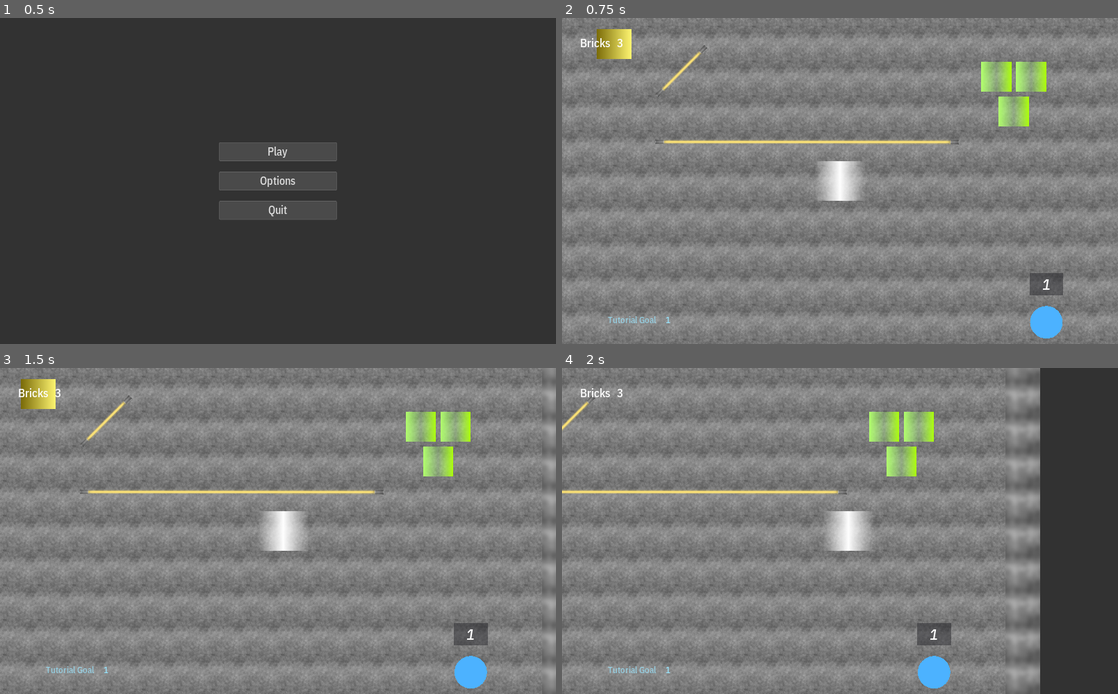
Above: before the commit, frames 1-4 (two rows, left to right).
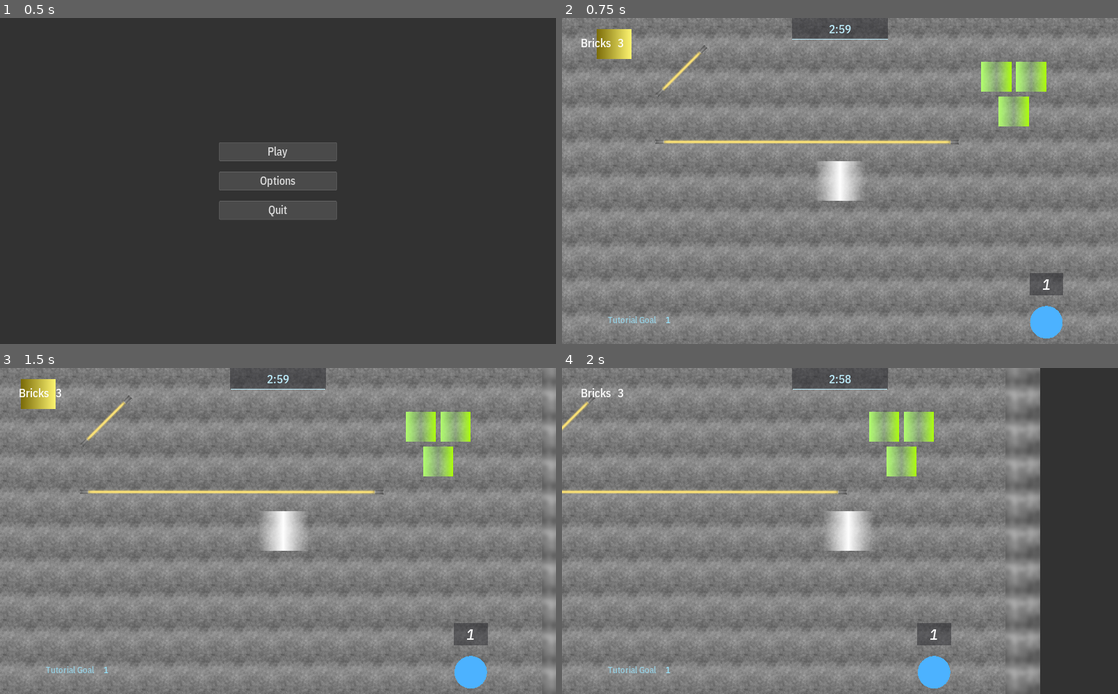
Above: after the commit, the same moments.

Repository: Calinou/escape-space
Game: Godot game, scene res://menu/menu.tscn
The game is run twice, just before and just after one commit, with the same random seed, the same clock (stepped at 60 frames per second) and the same inputs. Sound files missing from this copy of the repository are replaced by a short silence.
Inputs (mouse positions are in pixels of both pictures, inside the frame that each line leads up to):
- Up to frame 1 (0.5 s): no input
- Up to frame 2 (0.75 s): click "Play" at 0.5 s
- Up to frame 3 (1.5 s): tap Enter at 1.25 s; move the mouse to (400, 514) at 1.27 s; hold Right (move_right) from 1.28 s (still down)
- Up to frame 4 (2 s): keep holding Right (move_right)

Frame 1 is identical in both runs. In frame 2, 1.2% of the frame differs, in the area x 3-59%, y 0-9%; in frame 3, 1.2%; in frame 4, 1.2%.

Commit message:
Add a time limit, display time left on the HUD

Diff:
--- a/game/game.gd
+++ b/game/game.gd
@@ -5,12 +5,16 @@
 
 signal bricks_changed
 signal goals_changed
+signal time_limit_changed
+signal time_left_changed
 
 # Level holder
 var level: Node
 
 # The number of destroyable bricks left (used to check if the "bricks" goal was completed)
 var bricks_left := 0 setget set_bricks_left
+
+onready var level_timer := $LevelTimer as Timer
 
 # Goal information
 # Key is the description, value is the number of balls left
@@ -20,6 +24,9 @@
 	randomize()
 	change_level("1")
 
+func _process(delta: float) -> void:
+	emit_signal("time_left_changed", level_timer.time_left)
+
 # Changes to a new level and initializes data displayed by the HUD.
 func change_level(level_name: String) -> void:
 	if level:
@@ -27,6 +34,10 @@
 
 	level = load("res://levels/" + level_name + ".tscn").instance()
 	add_child(level)
+
+	level_timer.wait_time = level.time_limit
+	emit_signal("time_limit_changed", level.time_limit)
+	level_timer.start()
 
 	self.bricks_left = level.get_tree().get_nodes_in_group("brick").size()
 	self.goals = {}
@@ -40,10 +51,10 @@
 func _on_goal_ball_received(goal: Goal) -> void:
 	self.goals[goal.description] = goal.balls_required
 
-func set_bricks_left(bricks: int):
+func set_bricks_left(bricks: int) -> void:
 	bricks_left = bricks
 	emit_signal("bricks_changed", bricks)
 
-func set_goals(goals_: Dictionary):
+func set_goals(goals_: Dictionary) -> void:
 	goals = goals_
 	emit_signal("goals_changed", goals)
--- a/game/game.tscn
+++ b/game/game.tscn
@@ -6,9 +6,14 @@
 [node name="Game" type="Node"]
 script = ExtResource( 1 )
 
+[node name="LevelTimer" type="Timer" parent="."]
+one_shot = true
+
 [node name="CanvasLayer" type="CanvasLayer" parent="."]
 
 [node name="HUD" parent="CanvasLayer" instance=ExtResource( 2 )]
 
 [connection signal="bricks_changed" from="." to="CanvasLayer/HUD" method="_on_bricks_changed"]
 [connection signal="goals_changed" from="." to="CanvasLayer/HUD" method="_on_goals_changed"]
+[connection signal="time_left_changed" from="." to="CanvasLayer/HUD" method="_on_time_left_changed"]
+[connection signal="time_limit_changed" from="." to="CanvasLayer/HUD" method="_on_time_limit_changed"]
--- a/game/hud/hud.gd
+++ b/game/hud/hud.gd
@@ -3,10 +3,13 @@
 
 extends Control
 
-var goal_scene := preload("res://game/hud/goal.tscn")
-
+onready var preloader := $ResourcePreloader as ResourcePreloader
 onready var bricks_counter := $Vitals/Bricks/Counter as Label
-onready var goals := $Goals as VBoxContainer
+onready var goals := $Goals as Control
+onready var time_label := $Time/Label as Label
+onready var time_progress := $Time/TextureProgress as Range
+onready var goal_scene := preloader.get_resource("goal") as PackedScene
+onready var time_gradient := preloader.get_resource("time_gradient") as Gradient
 
 func _on_bricks_changed(value: int) -> void:
 	update_bricks(value)
@@ -14,7 +17,7 @@
 func update_bricks(value: int) -> void:
 	bricks_counter.text = str(value)
 
-func _on_goals_changed(goals_data: Dictionary):
+func _on_goals_changed(goals_data: Dictionary) -> void:
 	# Clear existing goal data before displaying new data
 	for goal in goals.get_children():
 		goal.queue_free()
@@ -31,3 +34,14 @@
 			goal.modulate = Color(0.6, 0.9, 1)
 
 		goals.add_child(goal)
+
+func _on_time_left_changed(time: float) -> void:
+	var color := time_gradient.interpolate(time / time_progress.max_value)
+
+	time_label.text = str(int(time) / 60) + ":" + str(int(time) % 60).pad_zeros(2)
+	time_label.modulate = color
+	time_progress.value = time
+	time_progress.modulate = color
+
+func _on_time_limit_changed(time_limit: int) -> void:
+	time_progress.max_value = time_limit
--- a/game/hud/hud.tscn
+++ b/game/hud/hud.tscn
@@ -1,7 +1,18 @@
-[gd_scene load_steps=3 format=2]
+[gd_scene load_steps=7 format=2]
 
 [ext_resource path="res://game/hud/theme.tres" type="Theme" id=1]
 [ext_resource path="res://game/hud/hud.gd" type="Script" id=2]
+[ext_resource path="res://game/hud/goal.tscn" type="PackedScene" id=3]
+[ext_resource path="res://game/hud/time_gradient.tres" type="Gradient" id=4]
+
+[sub_resource type="Gradient" id=1]
+
+colors = PoolColorArray( 1, 1, 1, 1, 1, 1, 1, 1 )
+
+[sub_resource type="GradientTexture" id=2]
+
+gradient = SubResource( 1 )
+width = 176
 
 [node name="HUD" type="Control"]
 anchor_right = 1.0
@@ -14,7 +25,8 @@
 script = ExtResource( 2 )
 
 [node name="Vitals" type="VBoxContainer" parent="."]
-margin_right = 960.0
+margin_left = 1.0
+margin_right = 961.0
 margin_bottom = 536.0
 custom_constants/separation = 10
 
@@ -40,3 +52,39 @@
 margin_top = -188.0
 margin_right = 168.0
 alignment = 2
+
+[node name="Time" type="Panel" parent="."]
+self_modulate = Color( 1, 1, 1, 0.501961 )
+anchor_left = 0.5
+anchor_right = 0.5
+margin_left = -88.0
+margin_top = -32.0
+margin_right = 88.0
+margin_bottom = 8.0
+
+[node name="Label" type="Label" parent="Time"]
+margin_right = 176.0
+margin_bottom = 40.0
+grow_horizontal = 2
+text = "3:00"
+align = 1
+valign = 1
+
+[node name="TextureProgress" type="TextureProgress" parent="Time"]
+anchor_left = 0.5
+anchor_top = 1.0
+anchor_right = 0.5
+anchor_bottom = 1.0
+margin_left = -88.0
+margin_top = -2.0
+margin_right = 88.0
+margin_bottom = -1.0
+rect_scale = Vector2( 1, 2 )
+max_value = 1.0
+step = 0.0
+value = 0.5
+texture_progress = SubResource( 2 )
+fill_mode = 6
+
+[node name="ResourcePreloader" type="ResourcePreloader" parent="."]
+resources = [ PoolStringArray( "goal", "time_gradient" ), [ ExtResource( 3 ), ExtResource( 4 ) ] ]
--- /dev/null
+++ b/game/hud/time_gradient.tres
@@ -0,0 +1,6 @@
+[gd_resource type="Gradient" format=2]
+
+[resource]
+
+offsets = PoolRealArray( 0, 0.3, 0.5, 1 )
+colors = PoolColorArray( 1, 0.188235, 0.188235, 1, 1, 1, 0.25098, 1, 0.752941, 0.941176, 1, 1, 0.752941, 0.941176, 1, 1 )
--- a/levels/1.tscn
+++ b/levels/1.tscn
@@ -1,54 +1,56 @@
-[gd_scene load_steps=8 format=2]
+[gd_scene load_steps=9 format=2]
 
-[ext_resource path="res://game/tiles/tile_set_foreground.tres" type="TileSet" id=1]
-[ext_resource path="res://game/tiles/tile_set_background.tres" type="TileSet" id=2]
-[ext_resource path="res://game/paddle/paddle.tscn" type="PackedScene" id=3]
-[ext_resource path="res://game/goal/goal.tscn" type="PackedScene" id=4]
-[ext_resource path="res://game/force_field/force_field.tscn" type="PackedScene" id=5]
-[ext_resource path="res://game/ball_launcher/ball_launcher.tscn" type="PackedScene" id=6]
-[ext_resource path="res://game/brick/brick.tscn" type="PackedScene" id=7]
+[ext_resource path="res://levels/level.gd" type="Script" id=1]
+[ext_resource path="res://game/tiles/tile_set_foreground.tres" type="TileSet" id=2]
+[ext_resource path="res://game/tiles/tile_set_background.tres" type="TileSet" id=3]
+[ext_resource path="res://game/paddle/paddle.tscn" type="PackedScene" id=4]
+[ext_resource path="res://game/goal/goal.tscn" type="PackedScene" id=5]
+[ext_resource path="res://game/force_field/force_field.tscn" type="PackedScene" id=6]
+[ext_resource path="res://game/ball_launcher/ball_launcher.tscn" type="PackedScene" id=7]
+[ext_resource path="res://game/brick/brick.tscn" type="PackedScene" id=8]
 
 [node name="Level" type="Node2D"]
+script = ExtResource( 1 )
 
 [node name="Foreground" type="TileMap" parent="."]
-tile_set = ExtResource( 1 )
+tile_set = ExtResource( 2 )
 format = 1
 tile_data = PoolIntArray( -393225, 0, 0, -393224, 0, 0, -393223, 0, 0, -393222, 0, 0, -393221, 0, 0, -393220, 0, 0, -39 …(763 unchanged characters)…
 
 [node name="Background" type="TileMap" parent="."]
-tile_set = ExtResource( 2 )
+tile_set = ExtResource( 3 )
 format = 1
 tile_data = PoolIntArray( -327688, 0, 0, -327687, 0, 0, -327686, 0, 0, -327685, 0, 0, -327684, 0, 0, -327683, 0, 0, -32 …(2579 unchanged characters)…
 
-[node name="Paddle" parent="." instance=ExtResource( 3 )]
+[node name="Paddle" parent="." instance=ExtResource( 4 )]
 
-[node name="Goal" parent="." instance=ExtResource( 4 )]
+[node name="Goal" parent="." instance=ExtResource( 5 )]
 position = Vector2( 380, 260 )
 description = "Tutorial Goal"
 balls_required = 1
 
-[node name="ForceField" parent="." instance=ExtResource( 5 )]
+[node name="ForceField" parent="." instance=ExtResource( 6 )]
 margin_left = -340.0
 margin_top = -160.0
 margin_right = -212.0
 margin_bottom = -152.0
 rect_rotation = -44.9999
 
-[node name="ForceField2" parent="." instance=ExtResource( 5 )]
+[node name="ForceField2" parent="." instance=ExtResource( 6 )]
 margin_left = -340.0
 margin_top = -76.0
 margin_right = 219.0
 margin_bottom = -68.0
 rect_rotation = 0.0312835
 
-[node name="BallLauncher" parent="." instance=ExtResource( 6 )]
+[node name="BallLauncher" parent="." instance=ExtResource( 7 )]
 position = Vector2( -416, -252 )
 
-[node name="Brick" parent="." instance=ExtResource( 7 )]
+[node name="Brick" parent="." instance=ExtResource( 8 )]
 position = Vector2( 288, -192 )
 
-[node name="Brick2" parent="." instance=ExtResource( 7 )]
+[node name="Brick2" parent="." instance=ExtResource( 8 )]
 position = Vector2( 352, -192 )
 
-[node name="Brick3" parent="." instance=ExtResource( 7 )]
+[node name="Brick3" parent="." instance=ExtResource( 8 )]
 position = Vector2( 320, -128 )
--- /dev/null
+++ b/levels/level.gd
@@ -0,0 +1,9 @@
+# Copyright © 2018 Hugo Locurcio and contributors - MIT License
+# See `LICENSE.md` included in the source distribution for details.
+
+extends Node2D
+
+# This script should be attached to the root node of each level to define exported variables
+
+# The time limit in seconds
+export(int, 1, 1000) var time_limit = 180
